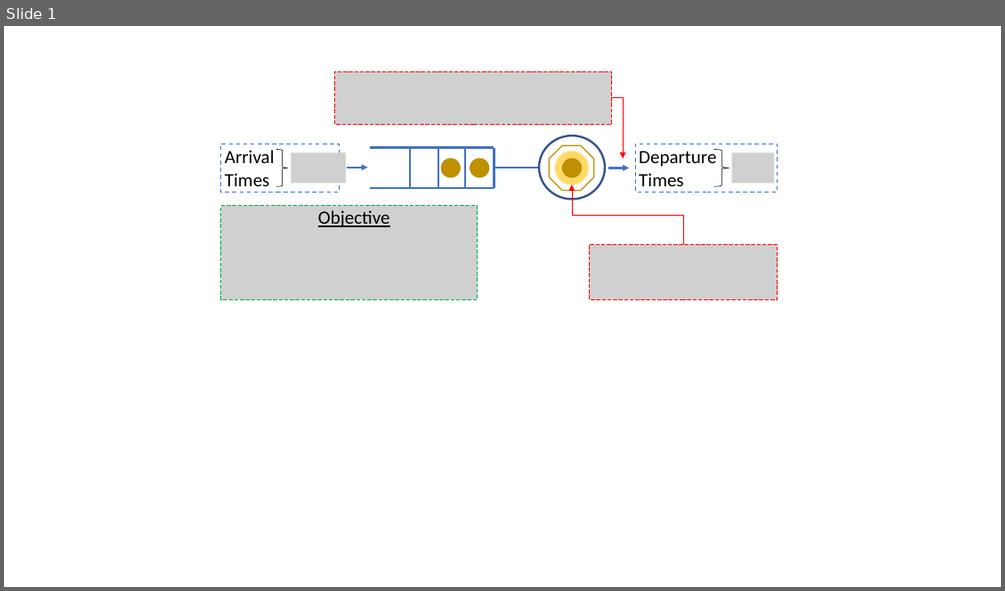
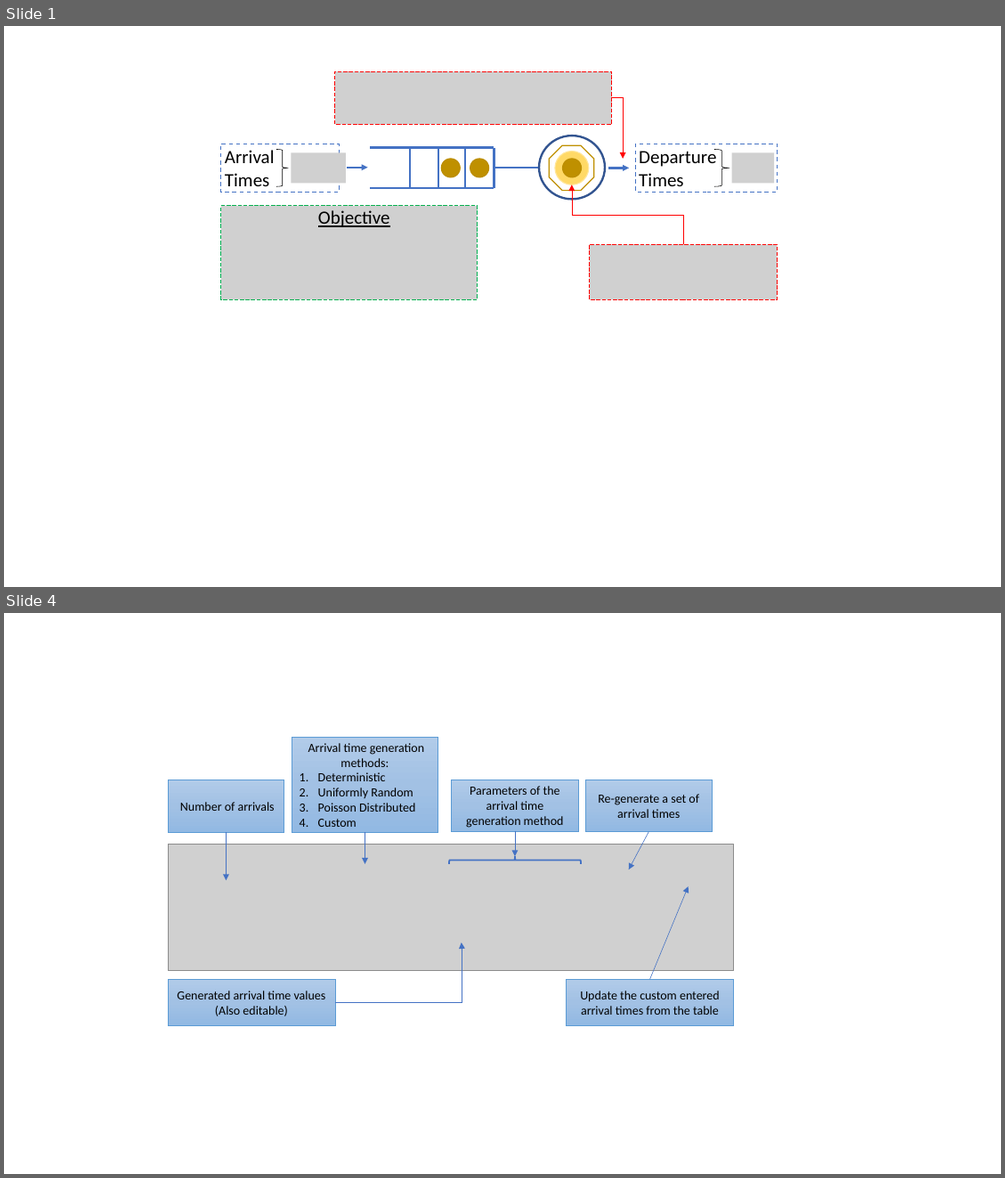
Before and after one commit to shiran27/HybridSystemInManufacturing, a slide deck: Formulation.pptx. Shown one above the other, each under a label of ours: slide 1 before the commit, slides 1 and 4 after it; the slides between them are not shown. The pictures are 1005x591 and 1005x1178 pixels, drawn with LibreOffice and Linux fonts; fonts in the diff are those of the drawing; grey boxes stand for pictures. Boxes give left, top, right and bottom in pixels: in the first picture for what was removed or moved away, otherwise in the second. Text is boxed around its words. In the diff, an @@ line names an element or a change of style, - is before the commit and + after.

```diff
--- a/Formulation.pptx
+++ b/Formulation.pptx
@@ slide 4 added at [4,613,1001,1174], background #FFFFFF @@
@@ group added at [168,737,734,1026]: 6 rectangles, 5 arrows, 1 picture, 1 left brace, 1 elbow arrow @@
+Number of arrivals
+Arrival time generation methods:
+1. Deterministic
+2. Uniformly Random
+3. Poisson Distributed
+4. Custom
+Parameters of the arrival time generation method
+Re-generate a set of arrival times
+Update the custom entered arrival times from the table
+Generated arrival time values (Also editable)
```
Also in this commit, not shown: 4 other slides added, 3 other files.
